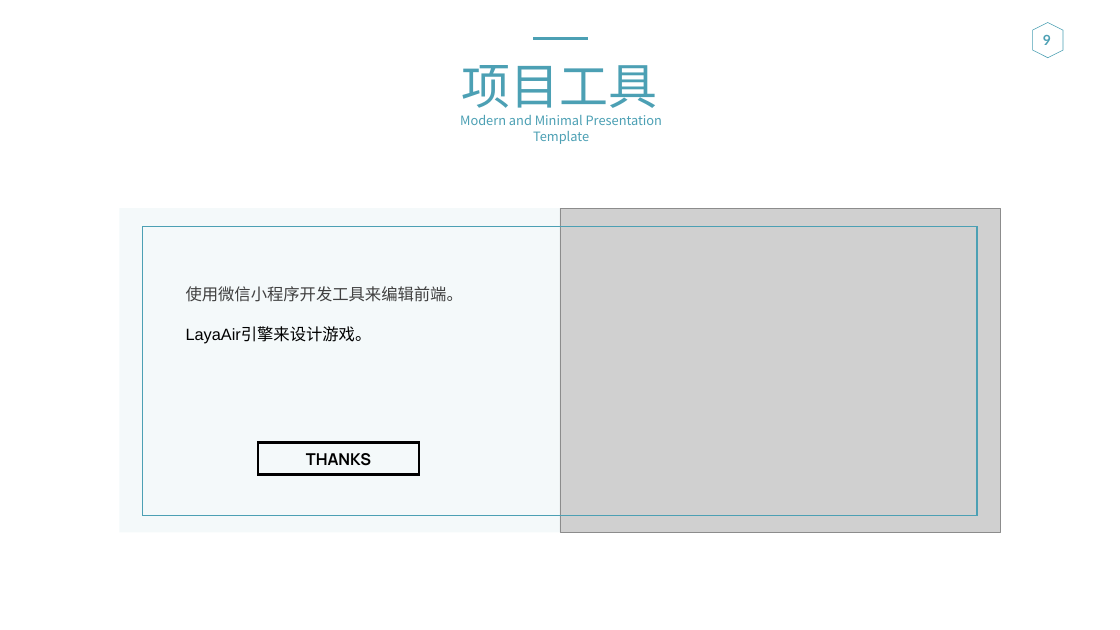
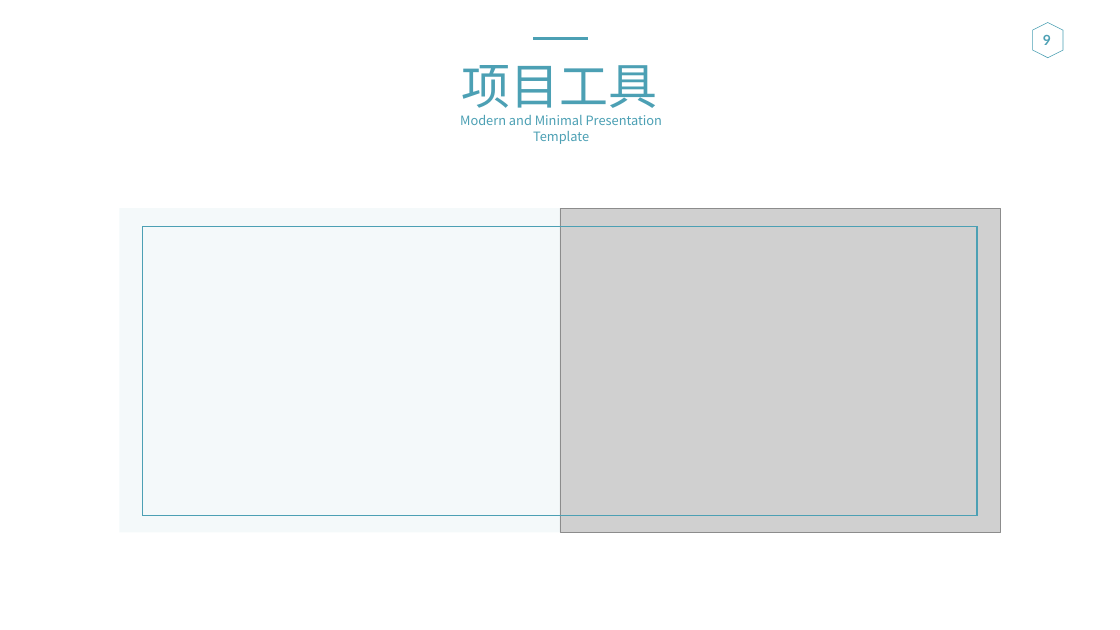
Before and after one commit to ZUCC-MUSICDREAM/start, a slide deck: slide 9 of SE2021-G013-项目计划书/选题ppt.pptx. Drawn at 1120x630 pixels with LibreOffice and Linux fonts; fonts in the diff are those of the drawing; grey boxes stand for pictures. Boxes give left, top, right and bottom in pixels: in the first picture for what was removed or moved away, otherwise in the second. Text is boxed around its words. In the diff, an @@ line names an element or a change of style, - is before the commit and + after.

```diff
--- a/SE2021-G013-项目计划书/选题ppt.pptx
+++ b/SE2021-G013-项目计划书/选题ppt.pptx
@@ text removed at (186, 286, 463, 343) @@
-使用微信小程序开发工具来编辑前端。LayaAir引擎来设计游戏。
@@ rectangle removed at (258, 442, 419, 474) @@
@@ text removed at (306, 453, 371, 466) @@
-THANKS
```
Also in this commit, not shown: 9 other slides changed, 1 slide added, 1 slide removed.
